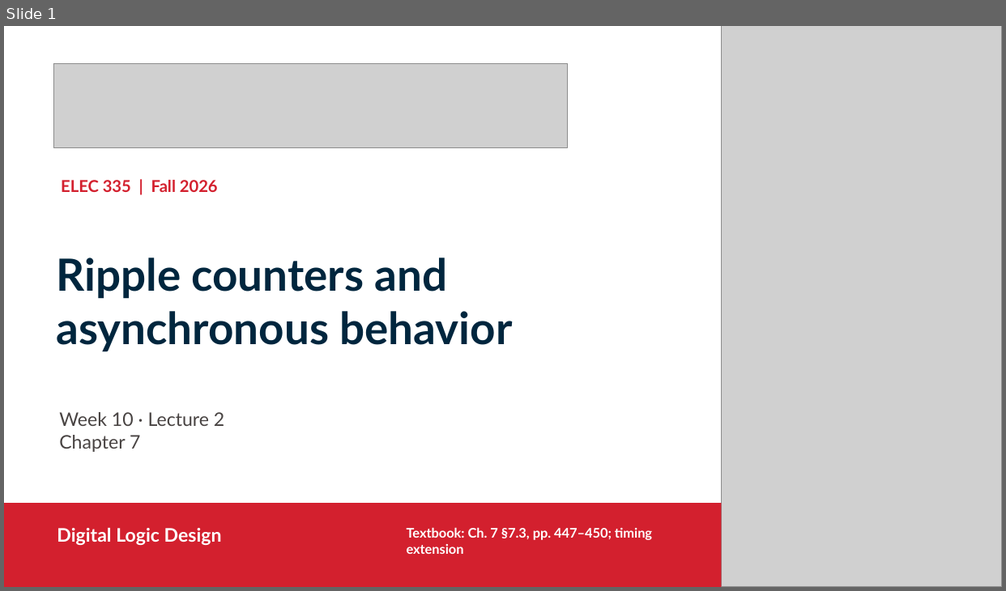
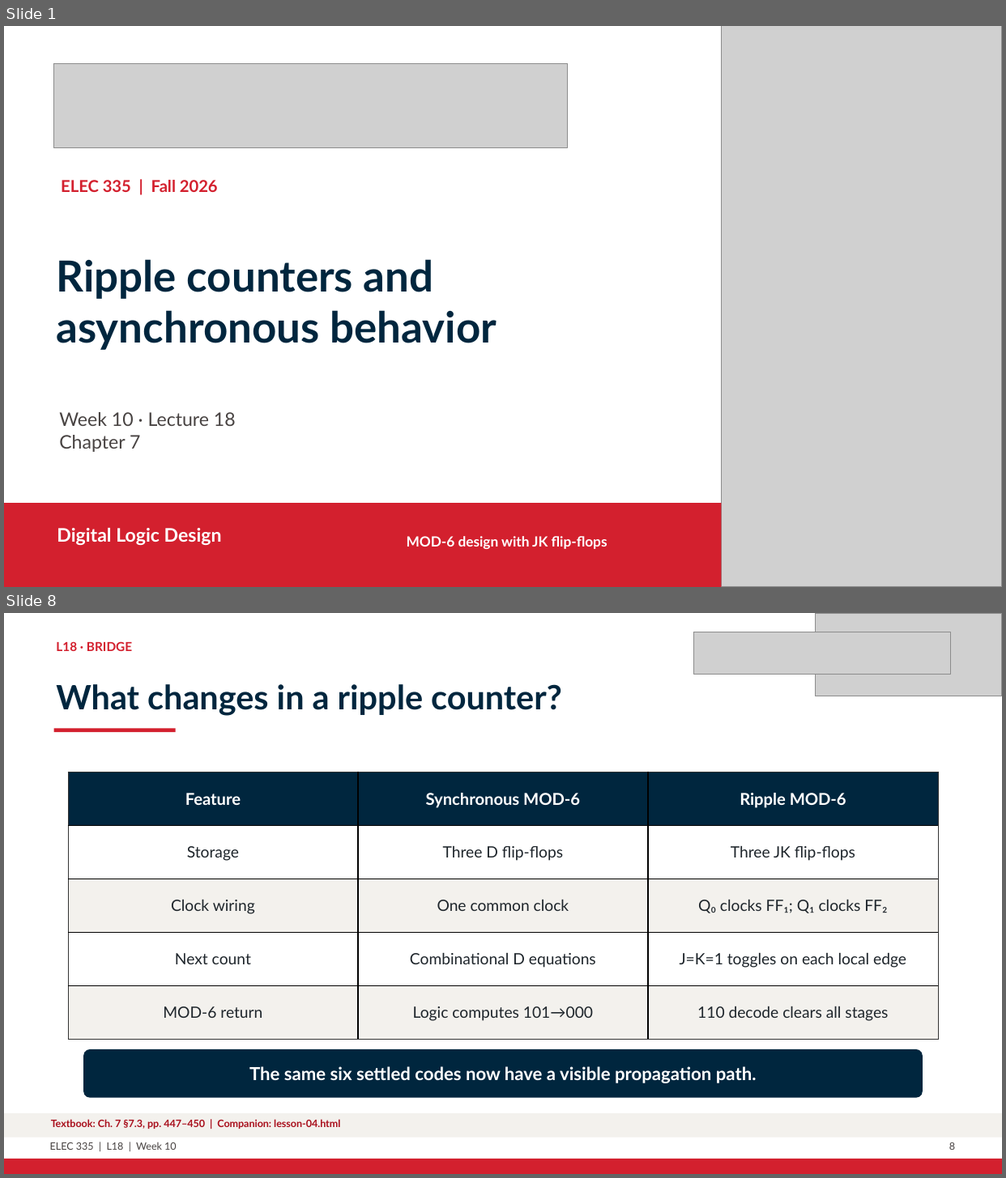
Before and after one commit to shujaansari/elec335-sequential, a slide deck: Slides_Course_Continuation_2026/L18_W10_asynchronous_timing_Continuation.pptx. Shown one above the other, each under a label of ours: slide 1 before the commit, slides 1 and 8 after it; the slides between them are not shown. The pictures are 1006x591 and 1006x1178 pixels, drawn with LibreOffice and Linux fonts; fonts in the diff are those of the drawing; grey boxes stand for pictures. Boxes give left, top, right and bottom in pixels: in the first picture for what was removed or moved away, otherwise in the second. Text is boxed around its words. In the diff, an @@ line names an element or a change of style, - is before the commit and + after.

Commit message:
Refresh Lecture 18 MOD-6 ripple counter lesson

```diff
--- a/Slides_Course_Continuation_2026/L18_W10_asynchronous_timing_Continuation.pptx
+++ b/Slides_Course_Continuation_2026/L18_W10_asynchronous_timing_Continuation.pptx
@@ slide 8 added at box(4, 613, 1002, 1174), background #FFFFFF @@
@@ picture added at box(693, 632, 950, 674) @@
@@ picture added at box(816, 613, 1002, 696) @@
@@ text added at box(56, 641, 132, 651), 12 pt, text #D3202E, bold @@
+L18 · BRIDGE
@@ text added at box(56, 684, 562, 716), 32.2 pt, text #00263E, bold @@
+What changes in a ripple counter?
@@ rectangle added at box(54, 728, 176, 732), fill #D3202E @@
@@ table added at box(68, 772, 939, 1039), 5 rows, 3 columns @@
+Feature | Synchronous MOD-6 | Ripple MOD-6
+Storage | Three D flip-flops | Three JK flip-flops
+Clock wiring | One common clock | Q₀ clocks FF₁; Q₁ clocks FF₂
+Next count | Combinational D equations | J=K=1 toggles on each local edge
+MOD-6 return | Logic computes 101→000 | 110 decode clears all stages
@@ rounded rectangle added at box(83, 1050, 923, 1098), fill #00263E @@
@@ text added at box(249, 1067, 756, 1084), 17.2 pt, text #FFFFFF, bold @@
+The same six settled codes now have a visible propagation path.
@@ rectangle added at box(4, 1114, 1002, 1138), fill #F3F1ED @@
@@ text added at box(51, 1119, 340, 1129), 9.8 pt, text #A90F1C, bold @@
+Textbook: Ch. 7 §7.3, pp. 447–450 | Companion: lesson-04.html
@@ text added at box(50, 1143, 177, 1150), 9.8 pt, text #484342 @@
+ELEC 335 | L18 | Week 10
@@ text added at box(949, 1143, 955, 1150), 9.8 pt, text #484342 @@
+8
@@ rectangle added at box(4, 1159, 1002, 1174), fill #D3202E @@
@@ slide 1 changed as well @@
@@ text at box(56, 259, 496, 350): text changed; size 42.8 to 41.2 pt @@
-Ripple counters and asynchronous behavior
+Ripple counters and
+asynchronous behavior
@@ text at box(59, 412, 236, 426): text changed @@
-Week 10 · Lecture 2
+Week 10 · Lecture 18
@@ text at box(407, 536, 607, 549): text changed; size 12.8 to 13.5 pt @@
-Textbook: Ch. 7 §7.3, pp. 447–450; timing extension
+MOD-6 design with JK flip-flops
```
Also in this commit, not shown: 1 other slide changed, 21 other slides added, 17 slides removed, 6 other files.
